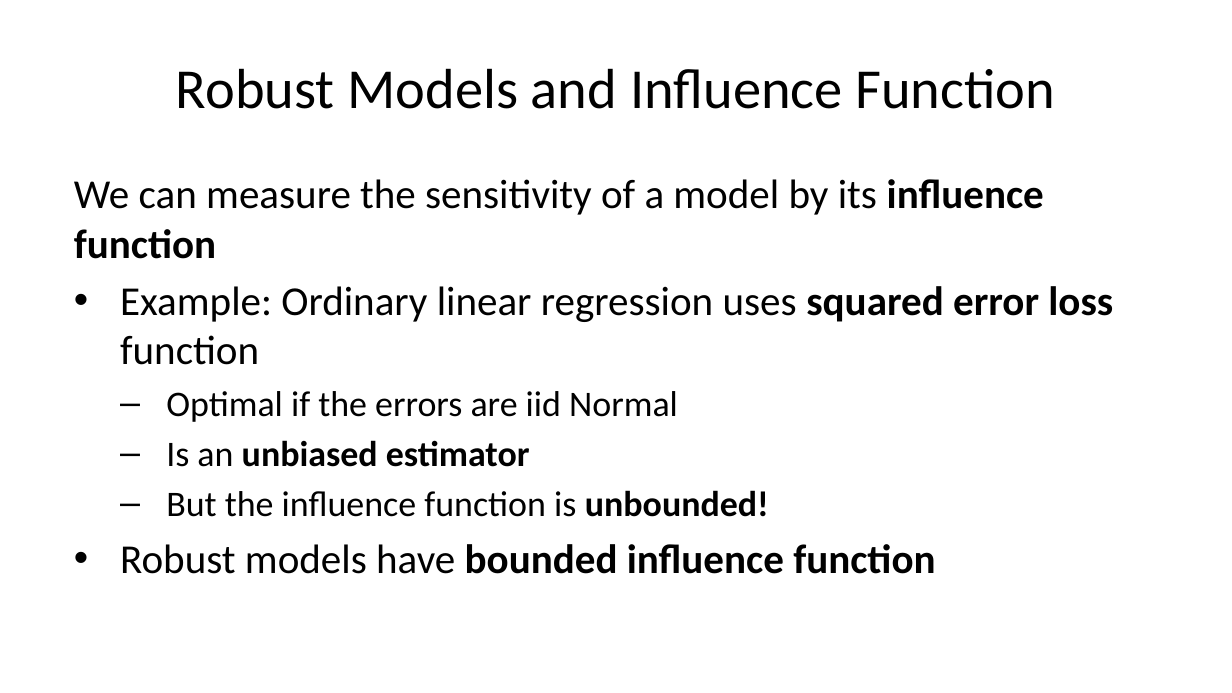
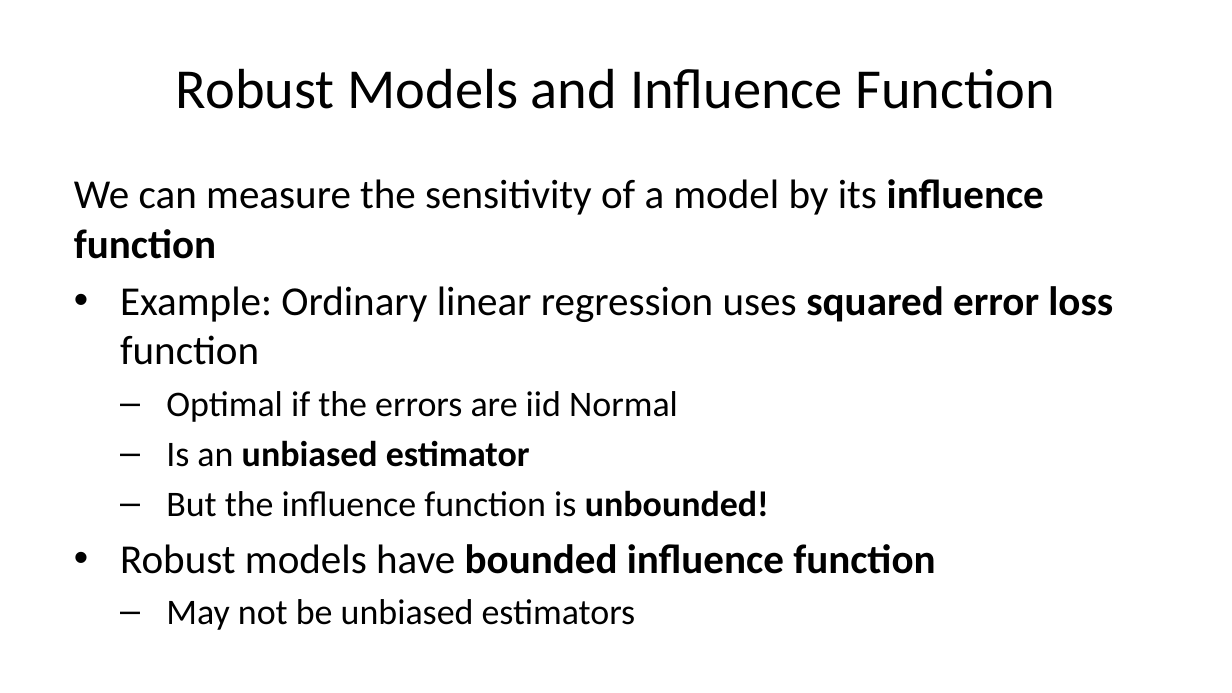
Before and after one commit to StephenElston/CSCI-E-83, a slide deck: slide 42 of LectureSlides/11_ModelsForMessyData.pptx (slide 43 before the commit). Drawn at 1232x693 pixels with LibreOffice and Linux fonts; fonts in the diff are those of the drawing. Boxes give left, top, right and bottom in pixels: in the first picture for what was removed or moved away, otherwise in the second. Text is boxed around its words. In the diff, an @@ line names an element or a change of style, - is before the commit and + after.

```diff
--- a/LectureSlides/11_ModelsForMessyData.pptx
+++ b/LectureSlides/11_ModelsForMessyData.pptx
@@ text at bbox=[166, 599, 636, 630]: paragraph added @@
+  – May not be unbiased estimators
```
Also in this commit, not shown: 12 other slides changed, 1 slide removed.
